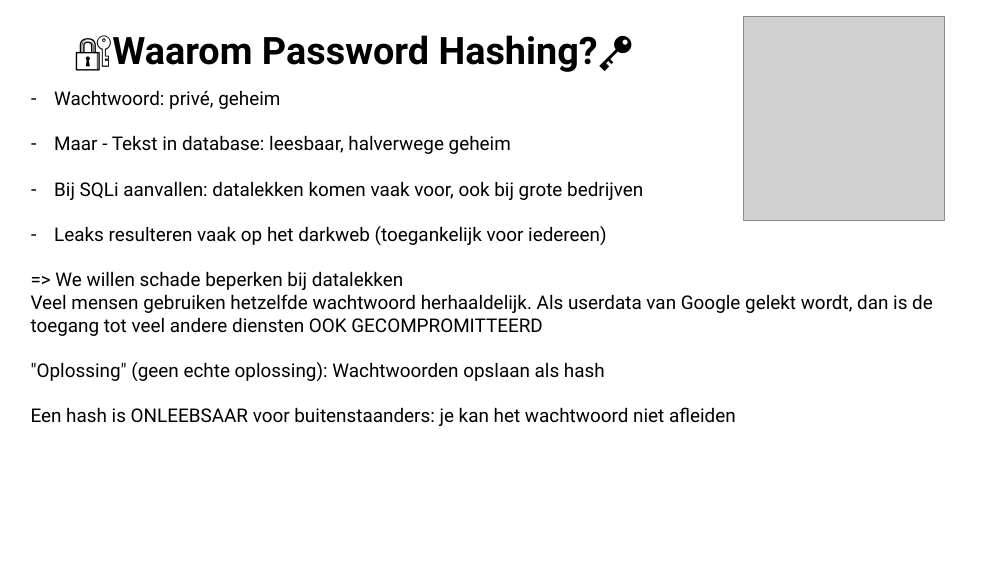
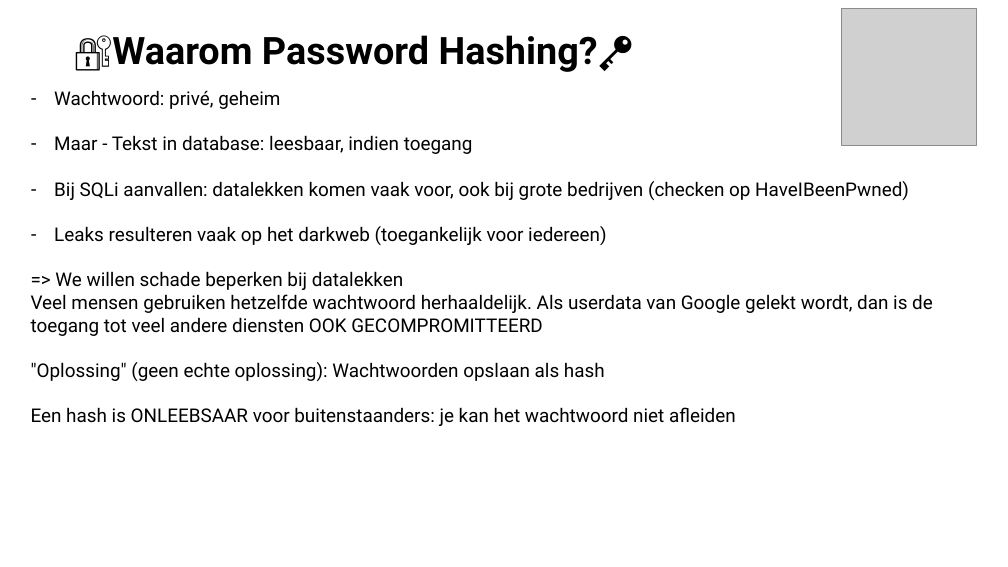
Before and after one commit to Jarnster/ICW-Webdesign-PHP, a slide deck: slide 17 of H3 - Databases en Beveiliging/Presentatie/H3 Databases en Beveiliging - Dynamische Websites.pptx (slide 16 before the commit). Drawn at 1008x567 pixels with LibreOffice and Linux fonts; fonts in the diff are those of the drawing; grey boxes stand for pictures. Boxes give left, top, right and bottom in pixels: in the first picture for what was removed or moved away, otherwise in the second. Text is boxed around its words. In the diff, an @@ line names an element or a change of style, - is before the commit and + after.

```diff
--- a/H3 - Databases en Beveiliging/Presentatie/H3 Databases en Beveiliging - Dynamische Websites.pptx
+++ b/H3 - Databases en Beveiliging/Presentatie/H3 Databases en Beveiliging - Dynamische Websites.pptx
@@ picture: place and size @@
-picture at [743, 17, 945, 221]
+picture at [842, 8, 977, 145]
@@ text at [54, 135, 909, 200]: text changed @@
-– Maar - Tekst in database: leesbaar, halverwege geheim
-– Bij SQLi aanvallen: datalekken komen vaak voor, ook bij grote bedrijven
+– Maar - Tekst in database: leesbaar, indien toegang
+– Bij SQLi aanvallen: datalekken komen vaak voor, ook bij grote bedrijven (checken op HaveIBeenPwned)
```
Also in this commit, not shown: 1 other slide changed, 1 slide added.
